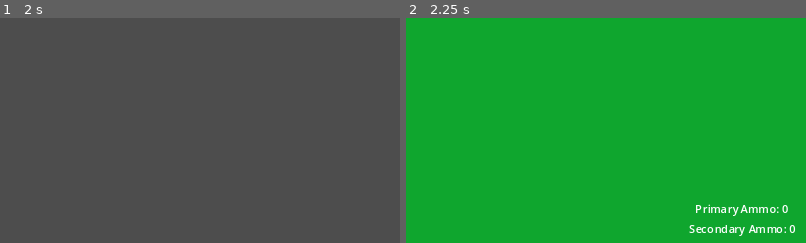
Above: before the commit, frames 1-2 (left to right).
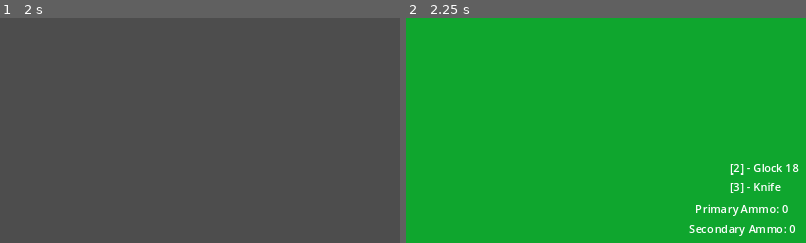
Above: after the commit, the same moments.

Repository: StormLight14/pew-pew-io
Game: Godot game, scene res://multiplayer/multiplayer.tscn
Same seed, same stepped clock (60 frames per second), same inputs: the game is played once before the commit and once after it.
Inputs (mouse positions are % of the whole screen's width and height, from its top left):
- Up to frame 1 (2 s): click (56, 3) at 0.52 s; type "Alex" at 0.6 s; click "Host Game" at 1.25 s
- Up to frame 2 (2.25 s): click "Start Game" at 2 s
The pictures show only the part of the screen within x 50-100%, y 50-100%; the shares and areas given below are measured in that part.

Frame 1 is identical in both runs. In frame 2, 0.5% of the frame differs, in the area x 81-99%, y 64-78%.

Commit message:
add start of inv UI

Diff:
--- a/level/level.gd
+++ b/level/level.gd
@@ -12,8 +12,6 @@
 	visible = false
 	$GameUI.visible = false
 
-	#if multiplayer.is_server():
-		#$CanvasModulate.color = Color(1, 1, 1, 1)
 
 func _process(_delta):
 	if start_timer.is_stopped() == false:
--- a/level/level.tscn
+++ b/level/level.tscn
@@ -327,6 +327,26 @@
 layout_mode = 2
 text = "$1000"
 
+[node name="InventoryUI" type="CenterContainer" parent="GameUI"]
+anchors_preset = 3
+anchor_left = 1.0
+anchor_top = 1.0
+anchor_right = 1.0
+anchor_bottom = 1.0
+offset_left = -121.0
+offset_top = -125.0
+offset_bottom = -61.0
+grow_horizontal = 0
+grow_vertical = 0
+
+[node name="VBoxContainer" type="VBoxContainer" parent="GameUI/InventoryUI"]
+layout_mode = 2
+
+[node name="Label" type="Label" parent="GameUI/InventoryUI/VBoxContainer"]
+layout_mode = 2
+text = "[2] - Glock 18
+[3] - Knife"
+
 [node name="StartTimer" type="Timer" parent="."]
 one_shot = true
 
